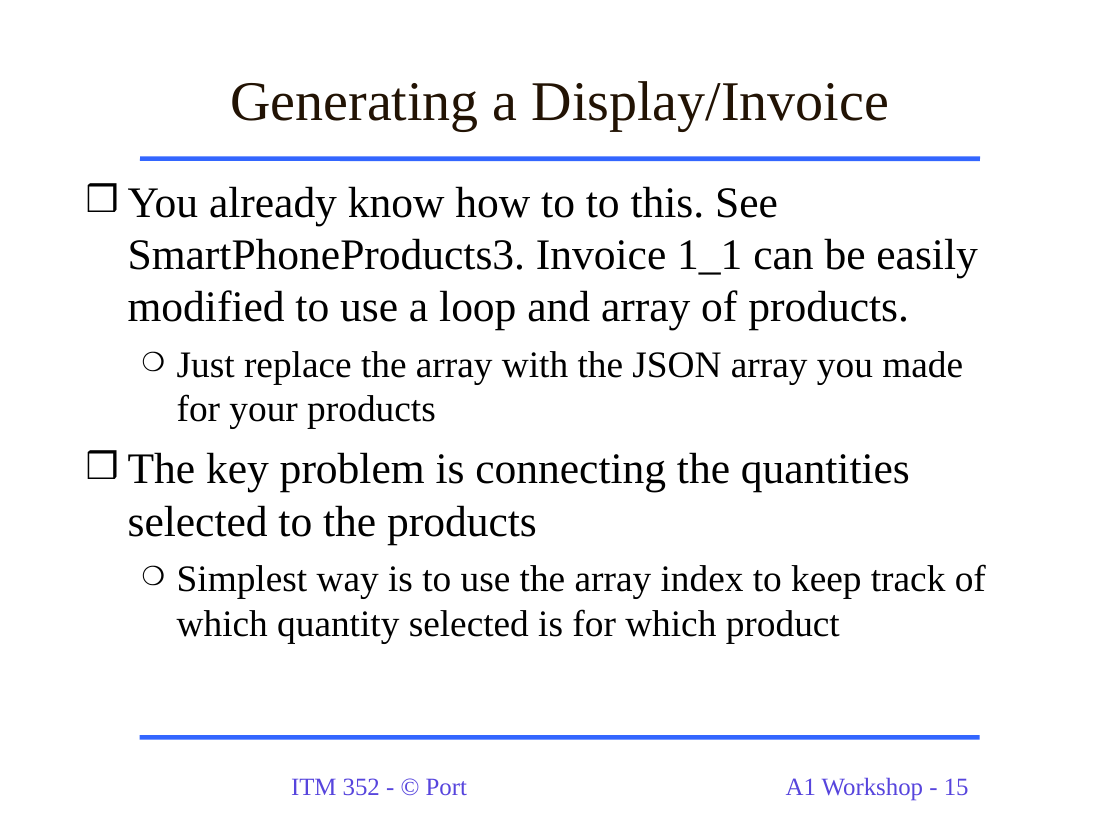
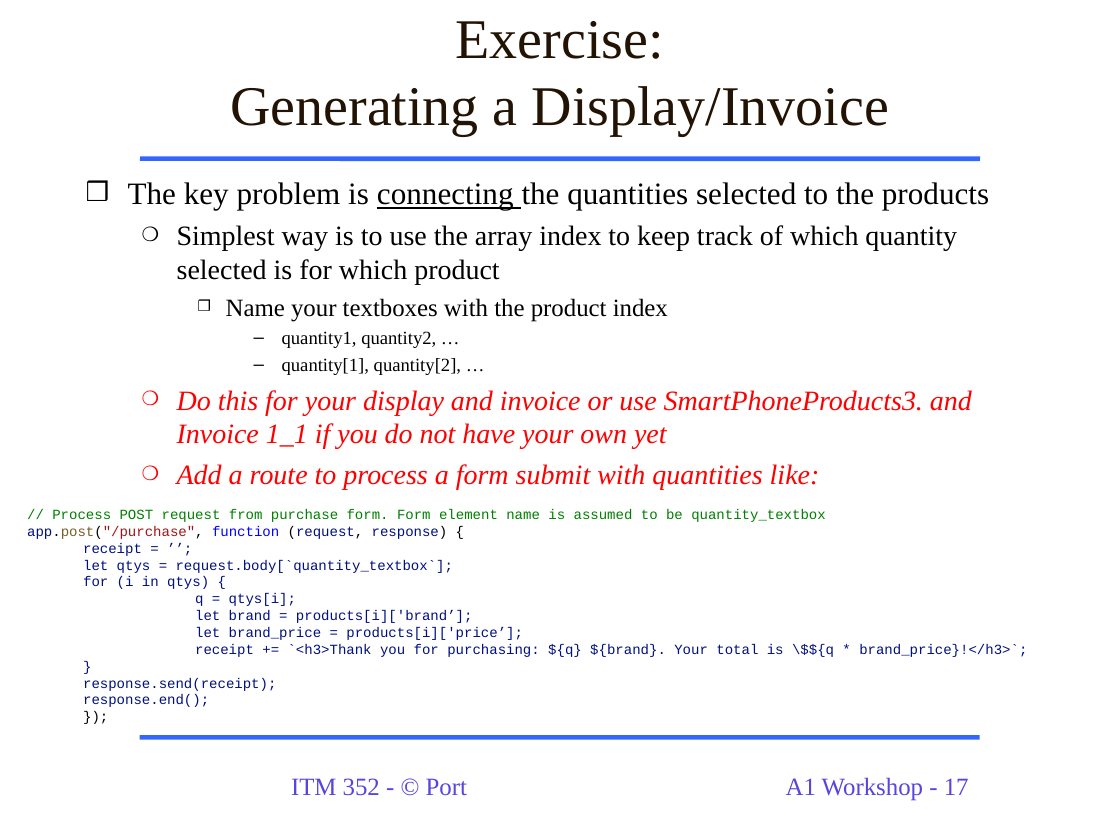
Before and after one commit to dport96/ITM352, a slide deck: slide 17 of morea/130.Assignment1/A1_Workshop_ITM352.ppt (slide 15 before the commit). Drawn at 1120x840 pixels with LibreOffice and Linux fonts; fonts in the diff are those of the drawing. Boxes give left, top, right and bottom in pixels: in the first picture for what was removed or moved away, otherwise in the second. Text is boxed around its words. In the diff, an @@ line names an element or a change of style, - is before the commit and + after.

```diff
--- a/morea/130.Assignment1/A1_Workshop_ITM352.ppt
+++ b/morea/130.Assignment1/A1_Workshop_ITM352.ppt
@@ title at [230, 21, 889, 136]: text changed @@
-Generating a Display/Invoice
+Exercise:
+Generating a Display/Invoice
@@ text at [128, 186, 977, 429]: paragraphs removed @@
-❒ You already know how to to this. See SmartPhoneProducts3. Invoice 1_1 can be easily modified to use a loop and array of products.
-  ❍ Just replace the array with the JSON array you made for your products
@@ text at [128, 182, 989, 284]: size 28 to 20 pt in "The key problem is connecting the quantities ..."; underline on in "connecting"; size 24 to 18 pt in "Simplest way is to use the array ..."; less space between paragraphs @@
@@ text at [177, 298, 972, 490]: paragraphs added @@
+    ❒ Name your textboxes with the product index
+      – quantity1, quantity2, …
+      – quantity[1], quantity[2], …
+  ❍ Do this for your display and invoice or use SmartPhoneProducts3. and Invoice 1_1 if you do not have your own yet
+  ❍ Add a route to process a form submit with quantities like:
@@ text added at [27, 509, 1027, 707], 9 pt, text #001080 @@
+// Process POST request from purchase form. Form element name is assumed to be quantity_textbox
+app.post("/purchase", function (request, response) {
+  receipt = ’’;
+  let qtys = request.body[`quantity_textbox`];
+  for (i in qtys) {
+  q = qtys[i];
+  let brand = products[i]['brand’];
+  let brand_price = products[i]['price’];
+  receipt += `<h3>Thank you for purchasing: ${q} ${brand}. Your total is \$${q * brand_price}!</h3>`;
+  }
+response.send(receipt);
+response.end();
+});
@@ page number at [786, 777, 969, 801]: text changed @@
-A1 Workshop - 15
+A1 Workshop - 17
```
Also in this commit, not shown: 7 other slides changed, 5 slides added, 2 slides removed, 2 other files.
